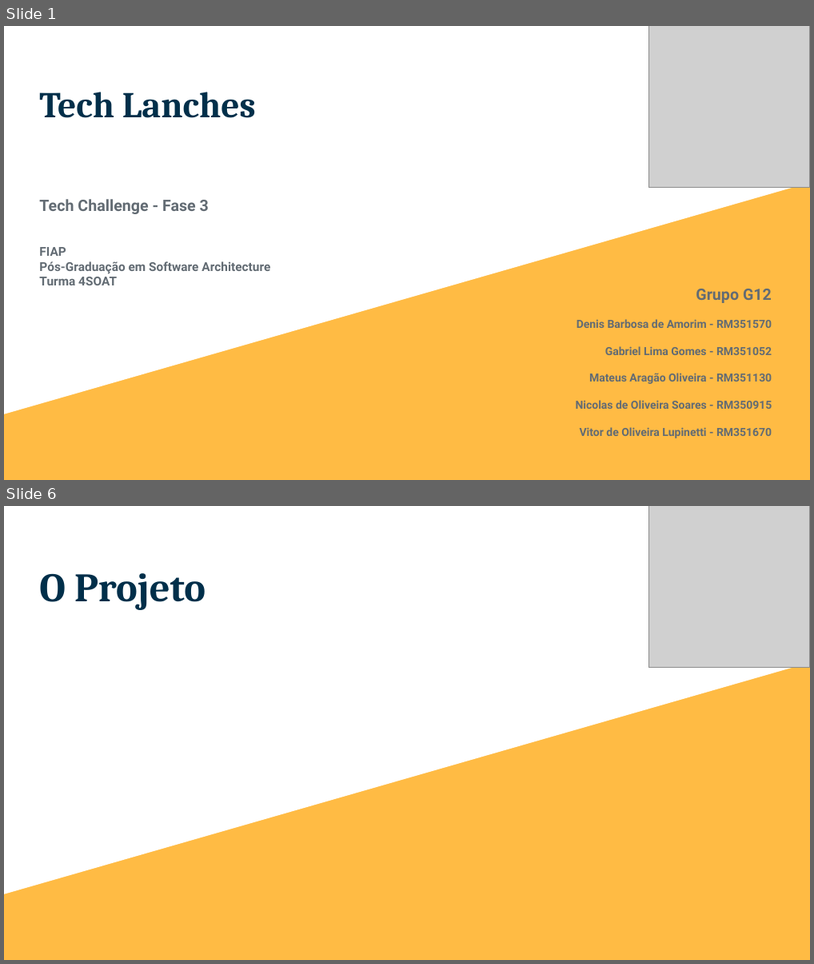
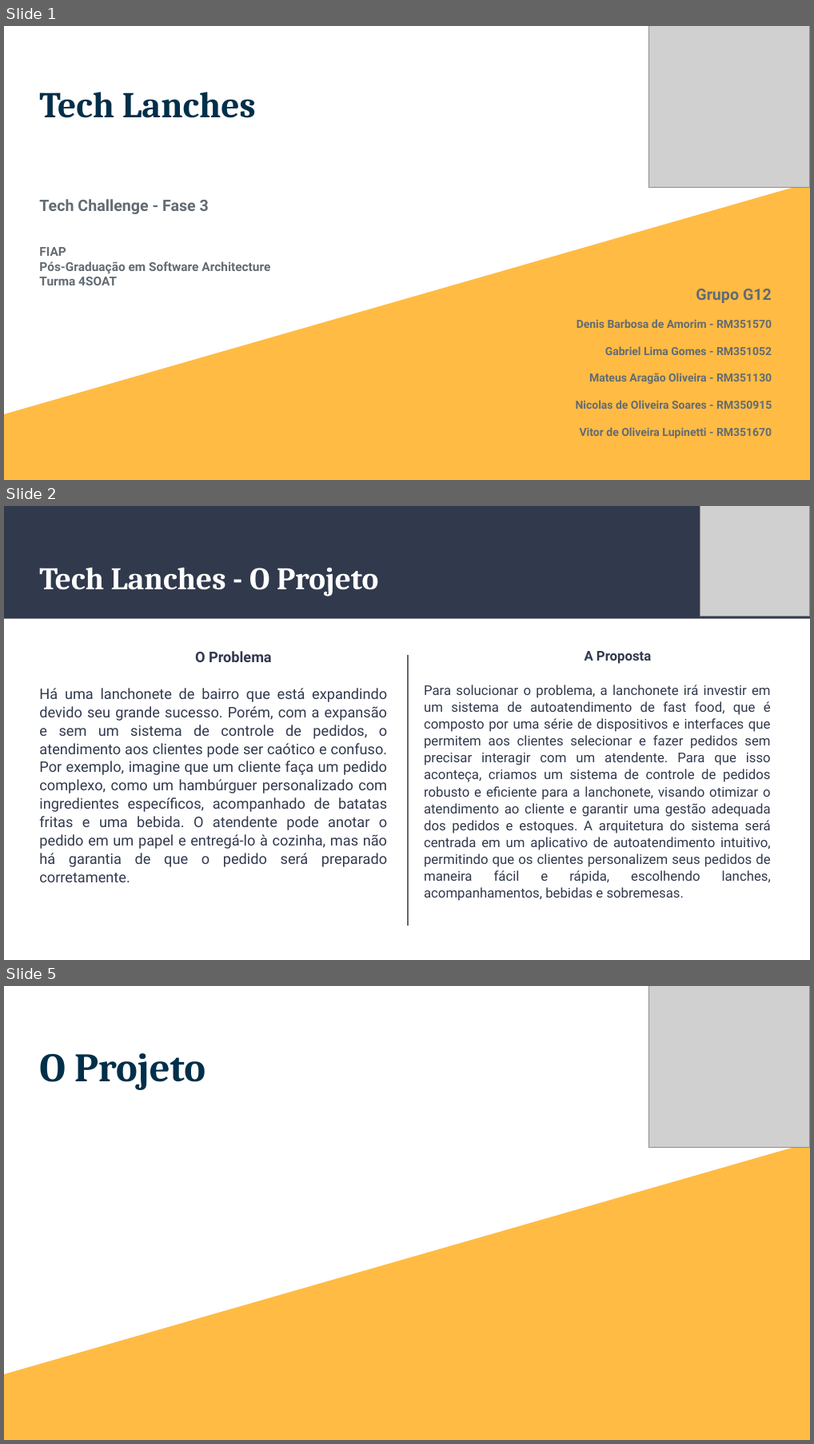
Before and after one commit to g12-4soat/techlanches-api, a slide deck: docs/Tech Lanches - Fase 3.pptx. Shown one above the other, each under a label of ours: slides 1 and 6 before the commit, slides 1, 2 and 5 after it; the slides between them are not shown. The pictures are 814x964 and 814x1444 pixels, drawn with LibreOffice and Linux fonts; fonts in the diff are those of the drawing; grey boxes stand for pictures. Boxes give left, top, right and bottom in pixels: in the first picture for what was removed or moved away, otherwise in the second. Text is boxed around its words. In the diff, an @@ line names an element or a change of style, - is before the commit and + after.

```diff
--- a/docs/Tech Lanches - Fase 3.pptx
+++ b/docs/Tech Lanches - Fase 3.pptx
@@ slide 2 added at bbox=[4, 506, 810, 960], background #FFFFFF @@
@@ rectangle added at bbox=[4, 506, 810, 619], fill #31394D @@
@@ picture added at bbox=[700, 506, 810, 616] @@
@@ title added at bbox=[39, 567, 378, 596], 28 pt, text #FFFFFF, bold @@
+Tech Lanches - O Projeto
@@ text added at bbox=[39, 651, 388, 882], 13 pt, text #31394D @@
+O Problema
+Há uma lanchonete de bairro que está expandindo devido seu grande sucesso. Porém, com a expansão e sem um sistema de controle de pedidos, o atendimento aos clientes pode ser caótico e confuso. Por exemplo, imagine que um cliente faça um pedido complexo, como um hambúrguer personalizado com ingredientes específicos, acompanhado de batatas fritas e uma bebida. O atendente pode anotar o pedido em um papel e entregá-lo à cozinha, mas não há garantia de que o pedido será preparado corretamente.
@@ line added from (408, 655) to (408, 924), #666666 1.5 pt @@
@@ text added at bbox=[424, 651, 771, 900], 12 pt, text #31394D @@
+A Proposta
+Para solucionar o problema, a lanchonete irá investir em um sistema de autoatendimento de fast food, que é composto por uma série de dispositivos e interfaces que permitem aos clientes selecionar e fazer pedidos sem precisar interagir com um atendente. Para que isso aconteça, criamos um sistema de controle de pedidos robusto e eficiente para a lanchonete, visando otimizar o atendimento ao cliente e garantir uma gestão adequada dos pedidos e estoques. A arquitetura do sistema será centrada em um aplicativo de autoatendimento intuitivo, permitindo que os clientes personalizem seus pedidos de maneira fácil e rápida, escolhendo lanches, acompanhamentos, bebidas e sobremesas.
@@ what was slide 6 is now slide 5 @@
```
Also in this commit, not shown: 1 slide changed, 1 other slide added, 4 slides removed.
